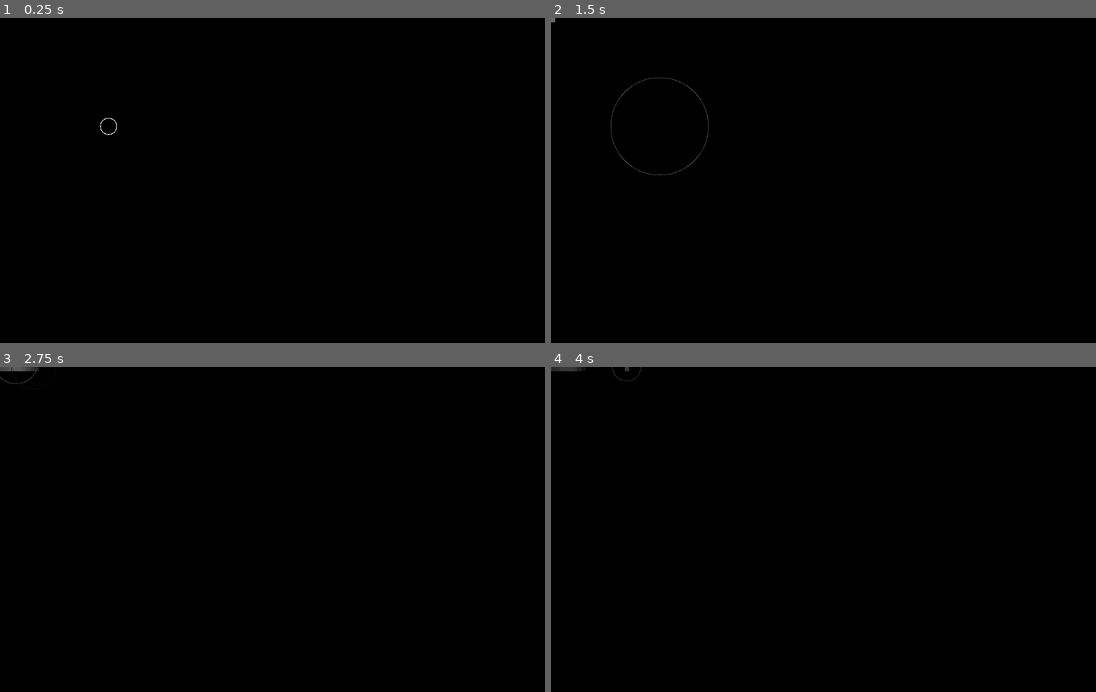
Above: before the commit, frames 1-4 (two rows, left to right).
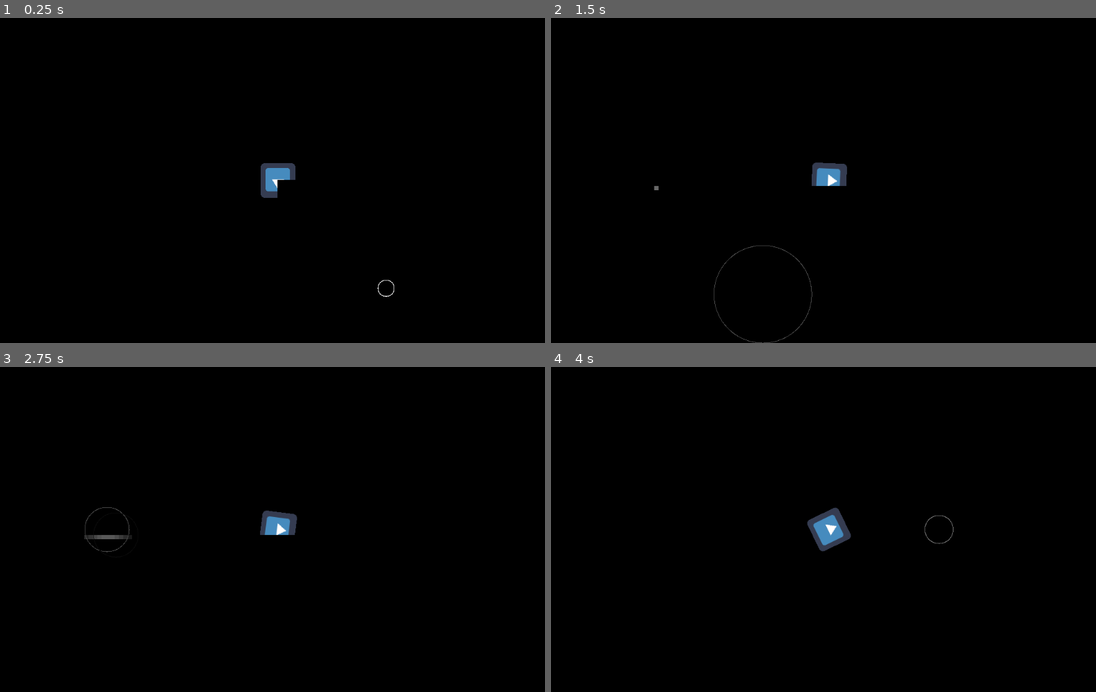
Above: after the commit, the same moments.

Repository: vodpox/ggj2018
Game: Godot game, scene res://Scenes/Main.tscn
The game is run twice, just before and just after one commit, with the same random seed, the same clock (stepped at 60 frames per second) and the same inputs. The engine's default icon, where the game draws it, is replaced by a stand-in: a white triangle on a blue panel in a dark square.
Inputs (mouse positions are in pixels of both pictures, inside the frame that each line leads up to):
- Up to frame 1 (0.25 s): no input
- Up to frame 2 (1.5 s): move the mouse to (948, 164) at 0.52 s; press the mouse at (948, 164) at 0.53 s; hold Right (ui_right) 0.53-1.28 s; move the mouse to (719, 196) at 1.27 s; release the mouse at (719, 196) at 1.28 s; hold Down (ui_down) from 1.28 s (still down); click (719, 196) at 1.35 s
- Up to frame 3 (2.75 s): tap Enter at 2 s; move the mouse to (332, 458) at 2.02 s; release Down (ui_down) at 2.03 s; press the mouse at (332, 458) at 2.03 s; hold Right (ui_right) from 2.03 s (still down)
- Up to frame 4 (4 s): move the mouse to (801, 594) at 2.77 s; release Right (ui_right) at 2.78 s; release the mouse at (801, 594) at 2.78 s; hold Up (ui_up) 2.78-3.53 s; click (801, 594) at 2.85 s; tap Space at 3.5 s; move the mouse to (997, 578) at 3.52 s; press the mouse at (997, 578) at 3.53 s; hold Left (ui_left) from 3.53 s (still down)

The runs differ from the first frame. In frame 1, 0.6% of the frame differs, in the area x 18-73%, y 30-86%; in frame 2, 0.7%; in frame 3, 0.7%; in frame 4, 0.8%, in the area x 0-74%, y 0-57%.

Commit message:
added camer

Diff:
--- a/Scenes/Player.gd
+++ b/Scenes/Player.gd
@@ -9,6 +9,7 @@
 var health
 var isReloaded = true
 var velocity = Vector2()
+
 
 
 func _ready():
--- a/Scenes/Player.tscn
+++ b/Scenes/Player.tscn
@@ -11,42 +11,68 @@
 
 [node name="Player" type="KinematicBody2D"]
 
+position = Vector2( 1, 1 )
 input_pickable = true
 collision_layer = 2
 collision_mask = 2
 collision/safe_margin = 0.08
 script = ExtResource( 1 )
 _sections_unfolded = [ "Collision", "collision" ]
-speed = 45
+speed = 450
 maxHealth = 1
 soundWave = ExtResource( 2 )
 shootVolume = 50
 hitVolume = 25
 
-[node name="Sprite" type="Sprite" parent="." index="0"]
+[node name="Camera2D" type="Camera2D" parent="." index="0"]
 
-visible = false
+anchor_mode = 1
+rotating = false
+current = true
+zoom = Vector2( 1, 1 )
+limit_left = -10000000
+limit_top = -10000000
+limit_right = 10000000
+limit_bottom = 10000000
+limit_smoothed = false
+drag_margin_h_enabled = true
+drag_margin_v_enabled = true
+smoothing_enabled = false
+smoothing_speed = 4.999
+offset_v = 0.0
+offset_h = 0.0
+drag_margin_left = 0.0
+drag_margin_top = 0.0
+drag_margin_right = 0.0
+drag_margin_bottom = 0.0
+editor_draw_screen = true
+editor_draw_limits = false
+editor_draw_drag_margin = false
+_sections_unfolded = [ "Drag Margin", "Limit", "Material", "Offset", "Smoothing", "Transform", "Visibility" ]
+
+[node name="Sprite" type="Sprite" parent="." index="1"]
+
 texture = ExtResource( 3 )
 
-[node name="CollisionShape2D" type="CollisionShape2D" parent="." index="1"]
+[node name="CollisionShape2D" type="CollisionShape2D" parent="." index="2"]
 
 shape = SubResource( 1 )
 
-[node name="ReloadTimer" type="Timer" parent="." index="2"]
+[node name="ReloadTimer" type="Timer" parent="." index="3"]
 
 process_mode = 1
 wait_time = 1.5
 one_shot = false
 autostart = false
 
-[node name="BulletRay" type="RayCast2D" parent="." index="3"]
+[node name="BulletRay" type="RayCast2D" parent="." index="4"]
 
 enabled = true
 exclude_parent = true
 cast_to = Vector2( 1000, 0 )
 collision_mask = 1
 
-[node name="CoughTimer" type="Timer" parent="." index="4"]
+[node name="CoughTimer" type="Timer" parent="." index="5"]
 
 process_mode = 1
 wait_time = 1.0
